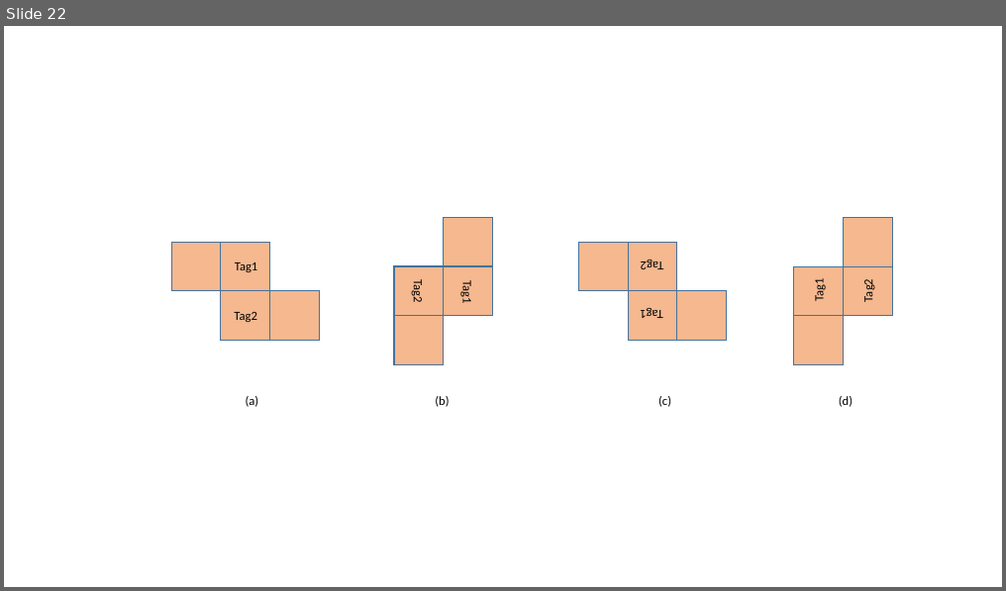
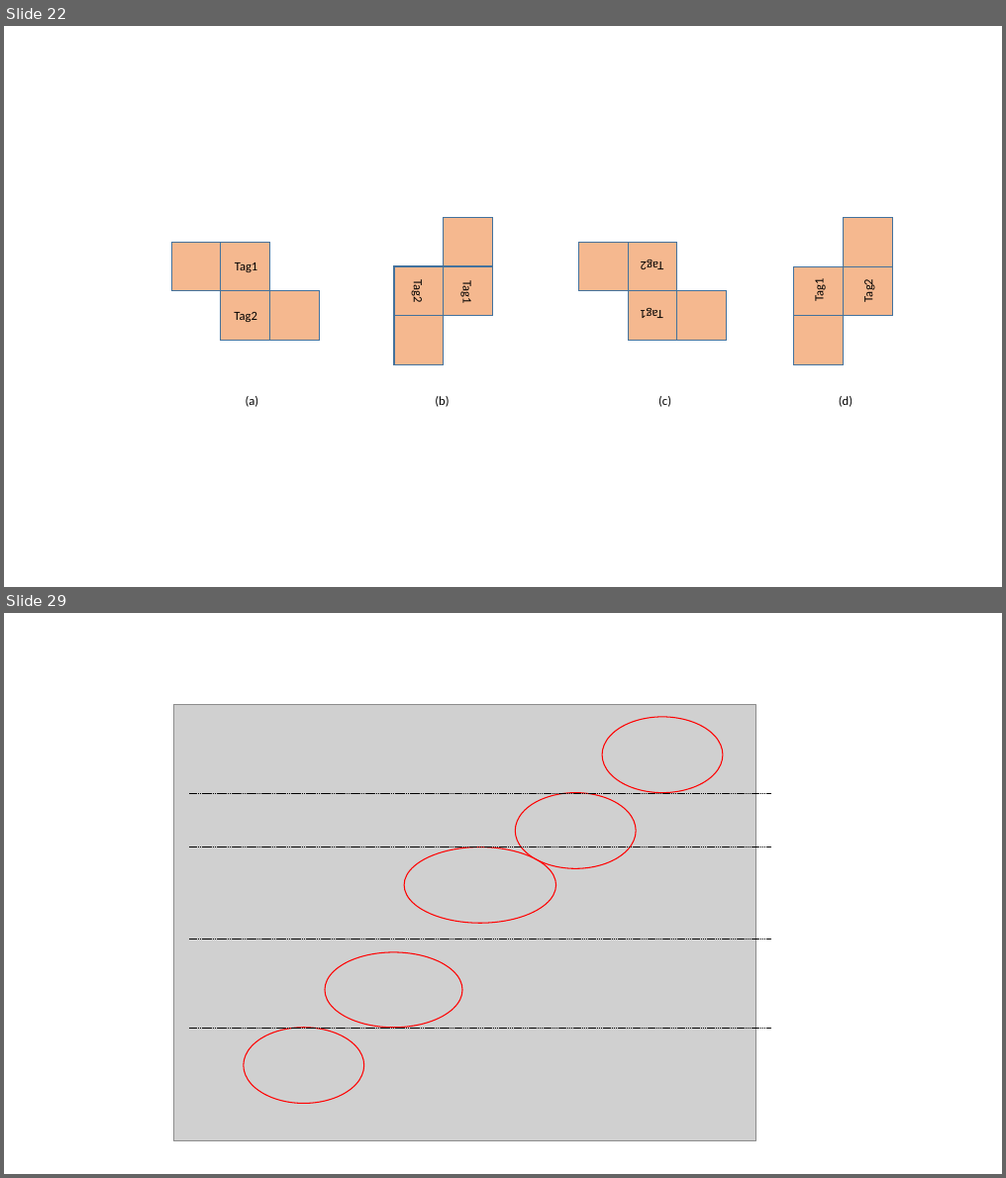
Before and after one commit to Allen-Wang-PW/Graduate_Project, a slide deck: 毕业论文/xArray/pic.pptx. Shown one above the other, each under a label of ours: slide 22 before the commit, slides 22 and 29 after it; the slides between them are not shown. The pictures are 1006x591 and 1006x1178 pixels, drawn with LibreOffice and Linux fonts; fonts in the diff are those of the drawing; grey boxes stand for pictures. Boxes give left, top, right and bottom in pixels: in the first picture for what was removed or moved away, otherwise in the second. Text is boxed around its words. In the diff, an @@ line names an element or a change of style, - is before the commit and + after.

```diff
--- a/毕业论文/xArray/pic.pptx
+++ b/毕业论文/xArray/pic.pptx
@@ slide 29 added at (4,613,1002,1174), background #FFFFFF @@
@@ picture added at (173,705,755,1142) @@
@@ ellipse added at (602,717,723,792), outline #FF0000 1 pt @@
@@ line added from (189, 793) to (771, 793), #000000 0.5 pt dashed @@
@@ ellipse added at (515,792,636,868), outline #FF0000 1 pt @@
@@ line added from (189, 848) to (771, 848), #000000 0.5 pt dashed @@
@@ ellipse added at (405,848,556,923), outline #FF0000 1 pt @@
@@ line added from (189, 940) to (771, 940), #000000 0.5 pt dashed @@
@@ ellipse added at (325,953,463,1028), outline #FF0000 1 pt @@
@@ line added from (189, 1028) to (771, 1028), #000000 0.5 pt dashed @@
@@ ellipse added at (244,1028,364,1103), outline #FF0000 1 pt @@
```
Also in this commit, not shown: 1 slide changed, 6 other slides added, 1 other file.
